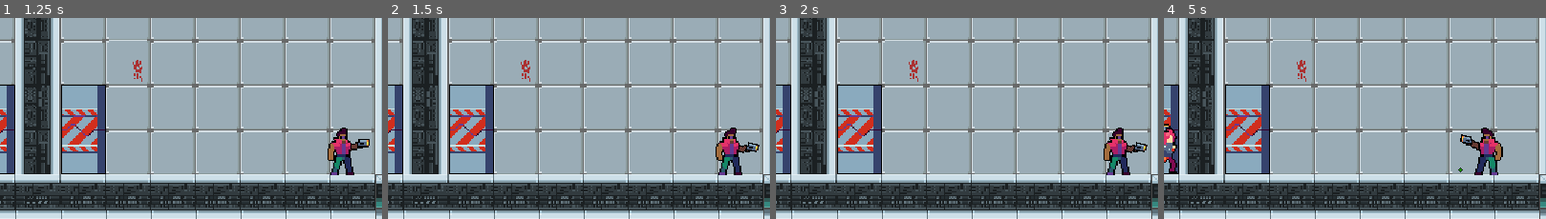
Above: before the commit, frames 1-4 (left to right).
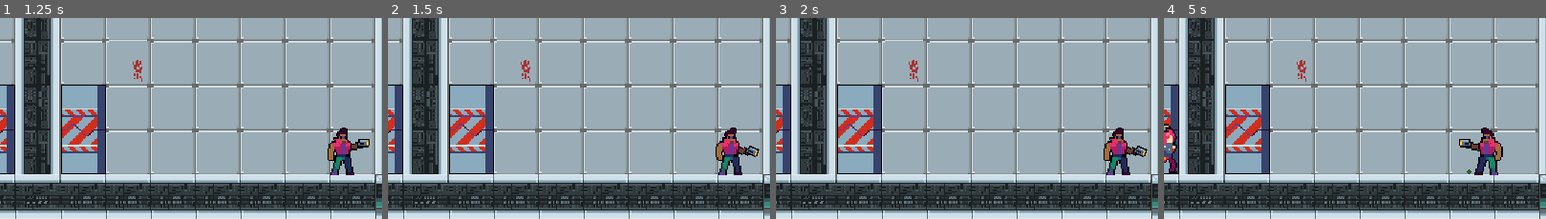
Above: after the commit, the same moments.

Repository: Pepereiram/carpincho-repo
Game: Godot game, scene res://menu/Mainmenu.tscn
Same seed, same stepped clock (60 frames per second), same inputs: the game is played once before the commit and once after it.
Inputs:
- Up to frame 1 (1.25 s): click "Play" at 0.5 s
- Up to frame 2 (1.5 s): hold D (move_right) from 1.28 s (still down); tap Down (apuntar_abajo2) at 1.35 s
- Up to frame 3 (2 s): keep holding D (move_right); tap W (apuntar_arriba) at 1.52 s
- Up to frame 4 (5 s): tap Up (apuntar_arriba2) at 2.1 s; tap W (apuntar_arriba) at 2.27, 3.77, 4.52 s; release D (move_right) at 2.78 s; hold A (move_left) 2.78-3.53 s; tap C (lanzar1) at 2.85 s; hold D (move_right) from 3.53 s (still down); tap . (lanzar2) at 3.6 s; tap Left (move_left2) at 4.35 s
The pictures show only the part of the screen within x 45-95%, y 50-100%; the shares and areas given below are measured in that part.

Frame 1 is identical in both runs. In frame 2, 0.2% of the frame differs, in the area x 91-98%, y 61-70%; in frame 3, 0.2%; in frame 4, 0.3%, in the area x 77-83%, y 57-78%.

Commit message:
Removed unused assets, added sfx to player1

Diff:
--- a/project/Scenes/Entities/NewPlayer/NewPlayer.gd
+++ b/project/Scenes/Entities/NewPlayer/NewPlayer.gd
@@ -197,7 +197,7 @@
 		arm.rotation = angle
 
 	#si se aprieta "e" la mira baja
-	elif Input.is_action_pressed(look_down) and shoot_direction.position.y < 0.3 :
+	elif Input.is_action_pressed(look_down) and shoot_direction.position.y < 10 :
 		angle += 0.1
 		new_position.x = ratio * cos(angle)
 		new_position.y = ratio * sin(angle) - 3
--- a/project/Scenes/Entities/NewPlayer/NewPlayer1.tscn
+++ b/project/Scenes/Entities/NewPlayer/NewPlayer1.tscn
@@ -6,6 +6,7 @@
 [ext_resource path="res://assets/sprites/cyberguns/1 Characters/2 Punk/Idle1.png" type="Texture" id=4]
 [ext_resource path="res://assets/sprites/cyberguns/3 Hands/2 Punk/3.png" type="Texture" id=5]
 [ext_resource path="res://assets/sprites/cyberguns/2 Guns/3_1.png" type="Texture" id=6]
+[ext_resource path="res://assets/music/FreeSFX/GameSFX/FootStep/Retro FootStep 03.wav" type="AudioStream" id=7]
 [ext_resource path="res://punta/Tip1.tscn" type="PackedScene" id=8]
 [ext_resource path="res://Scenes/Entities/NewPlayer/NewPlayer1.gd" type="Script" id=9]
 
@@ -62,6 +63,18 @@
 "update": 0,
 "values": [ Vector2( 6, -7 ) ]
 }
+tracks/4/type = "value"
+tracks/4/path = NodePath("Footsteps:stream")
+tracks/4/interp = 1
+tracks/4/loop_wrap = true
+tracks/4/imported = false
+tracks/4/enabled = true
+tracks/4/keys = {
+"times": PoolRealArray( 0 ),
+"transitions": PoolRealArray( 1 ),
+"update": 0,
+"values": [ ExtResource( 7 ) ]
+}
 
 [sub_resource type="Animation" id=3]
 resource_name = "fall"
@@ -302,6 +315,28 @@
 "transitions": PoolRealArray( 1 ),
 "update": 0,
 "values": [ Vector2( 7, -7 ) ]
+}
+tracks/4/type = "audio"
+tracks/4/path = NodePath("Footsteps")
+tracks/4/interp = 1
+tracks/4/loop_wrap = true
+tracks/4/imported = false
+tracks/4/enabled = true
+tracks/4/keys = {
+"clips": [ {
+"end_offset": 0.0,
+"start_offset": 0.0,
+"stream": ExtResource( 7 )
+}, {
+"end_offset": 0.0,
+"start_offset": 0.0,
+"stream": ExtResource( 7 )
+}, {
+"end_offset": 0.0,
+"start_offset": 0.0,
+"stream": ExtResource( 7 )
+} ],
+"times": PoolRealArray( 0, 0.2, 0.4 )
 }
 
 [sub_resource type="AnimationNodeAnimation" id=8]
@@ -367,7 +402,7 @@
 [node name="Pivot" type="Node2D" parent="."]
 
 [node name="Body" type="Sprite" parent="Pivot"]
-position = Vector2( 10, -7 )
+position = Vector2( 6, -7 )
 texture = ExtResource( 4 )
 hframes = 4
 __meta__ = {
@@ -406,7 +441,6 @@
 [node name="AnimationTree" type="AnimationTree" parent="."]
 tree_root = SubResource( 23 )
 anim_player = NodePath("../AnimationPlayer")
-active = true
 parameters/playback = SubResource( 24 )
 
 [node name="Punta" parent="." instance=ExtResource( 8 )]
@@ -415,3 +449,7 @@
 
 [node name="Timer" type="Timer" parent="."]
 one_shot = true
+
+[node name="Footsteps" type="AudioStreamPlayer" parent="."]
+stream = ExtResource( 7 )
+bus = "SFX"
--- a/project/default_bus_layout.tres
+++ b/project/default_bus_layout.tres
@@ -5,13 +5,13 @@
 bus/1/solo = false
 bus/1/mute = false
 bus/1/bypass_fx = false
-bus/1/volume_db = -10.0692
+bus/1/volume_db = -0.130497
 bus/1/send = "Master"
 bus/2/name = "SFX"
 bus/2/solo = false
 bus/2/mute = false
 bus/2/bypass_fx = false
-bus/2/volume_db = 0.0
+bus/2/volume_db = -9.63278
 bus/2/send = "Master"
 bus/3/name = "UI"
 bus/3/solo = false
Not shown: 1 places in project/Scenes/Entities/NewPlayer/NewPlayer1.tscn that only renumber resources
Not shown, changed: project/assets/music/Space Music Pack/menu.wav.import
Binary file removed: project/assets/music/cyberpunk city 2 files/Sprites/Player/Duck/Duck1.png
Not shown, removed: project/assets/music/cyberpunk city 2 files/Sprites/Player/Duck/Duck1.png.import
Binary file removed: project/assets/music/cyberpunk city 2 files/Sprites/Player/Duck/Duck2.png
Not shown, removed: project/assets/music/cyberpunk city 2 files/Sprites/Player/Duck/Duck2.png.import
Binary file removed: project/assets/music/cyberpunk city 2 files/Sprites/Player/Duck/Duck3.png
Not shown, removed: project/assets/music/cyberpunk city 2 files/Sprites/Player/Duck/Duck3.png.import
Binary file removed: project/assets/music/cyberpunk city 2 files/Sprites/Player/Duck/Duck4.png
Not shown, removed: project/assets/music/cyberpunk city 2 files/Sprites/Player/Duck/Duck4.png.import
Binary file removed: project/assets/music/cyberpunk city 2 files/Sprites/Player/Hurt/Hurt2.png
Not shown, removed: project/assets/music/cyberpunk city 2 files/Sprites/Player/Hurt/Hurt2.png.import
(and 118 more such lines)
